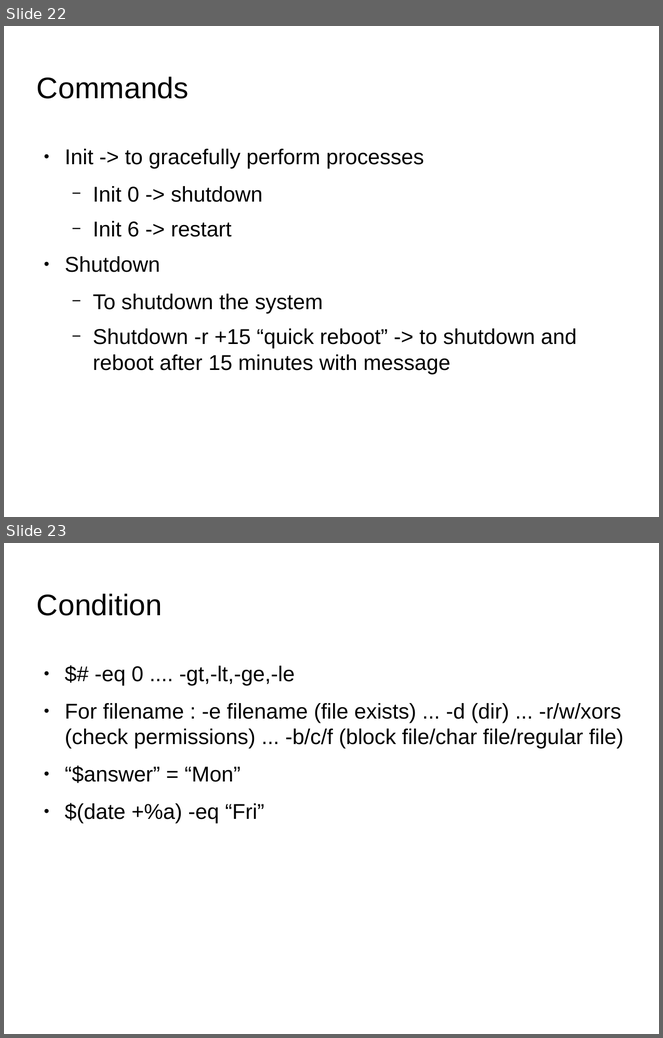
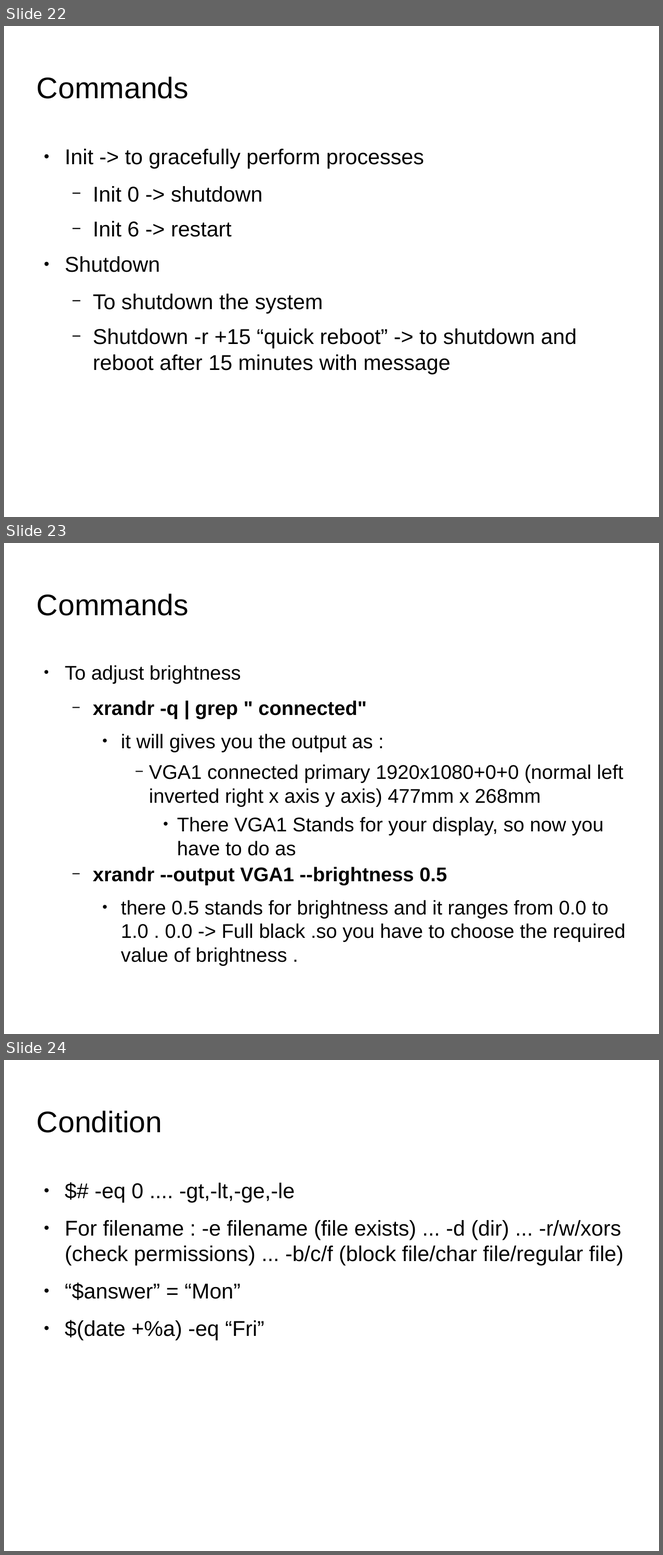
Before and after one commit to shikha-desai/Internship_PreWork, a slide deck: Shell_Script/Shell_Script_Notes.odp. Shown one above the other, each under a label of ours: slides 22 and 23 before the commit, slides 22, 23 and 24 after it. The pictures are 663x1038 and 663x1555 pixels, drawn with LibreOffice and Linux fonts; fonts in the diff are those of the drawing; background and template pictures are left out. Boxes give left, top, right and bottom in pixels: in the first picture for what was removed or moved away, otherwise in the second. Text is boxed around its words. In the diff, an @@ line names an element or a change of style, - is before the commit and + after.

```diff
--- a/Shell_Script/Shell_Script_Notes.odp
+++ b/Shell_Script/Shell_Script_Notes.odp
@@ slide 23 added at <box>4,543,659,1034</box>, background picture (left out) @@
@@ title added at <box>37,593,189,616</box>, 36 pt, text #000000 @@
+Commands
@@ text added at <box>65,665,626,942</box>, 24.1 pt, text #000000 @@
+● To adjust brightness
+  − xrandr -q | grep " connected"
+    ● it will gives you the output as :
+      − VGA1 connected primary 1920x1080+0+0 (normal left inverted right x axis y axis) 477mm x 268mm
+        ● There VGA1 Stands for your display, so now you have to do as
+  − xrandr --output VGA1 --brightness 0.5
+    ● there 0.5 stands for brightness and it ranges from 0.0 to 1.0 . 0.0 -> Full black .so you have to choose the required value of brightness .
@@ what was slide 23 is now slide 24 @@
```
Also in this commit, not shown: 1 other file.
